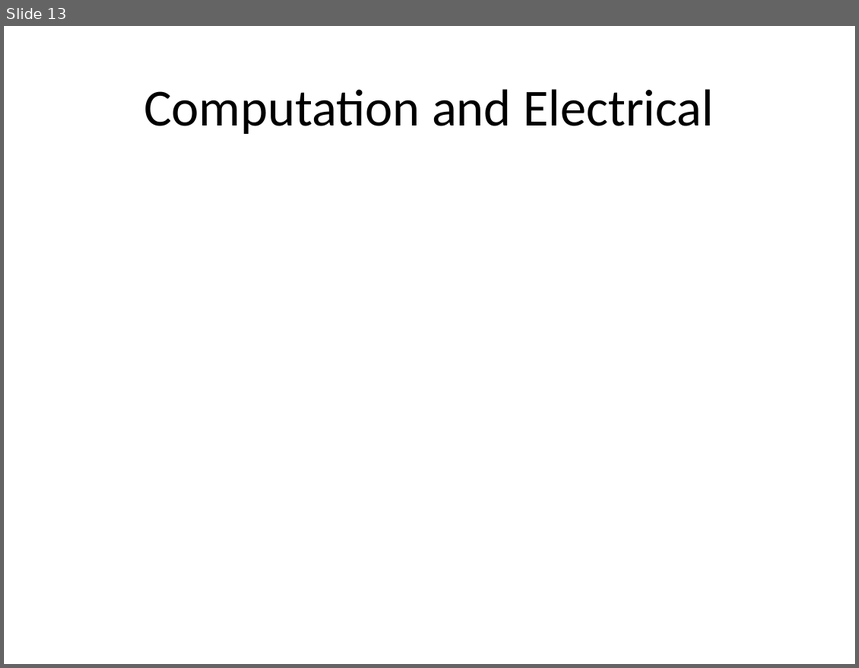
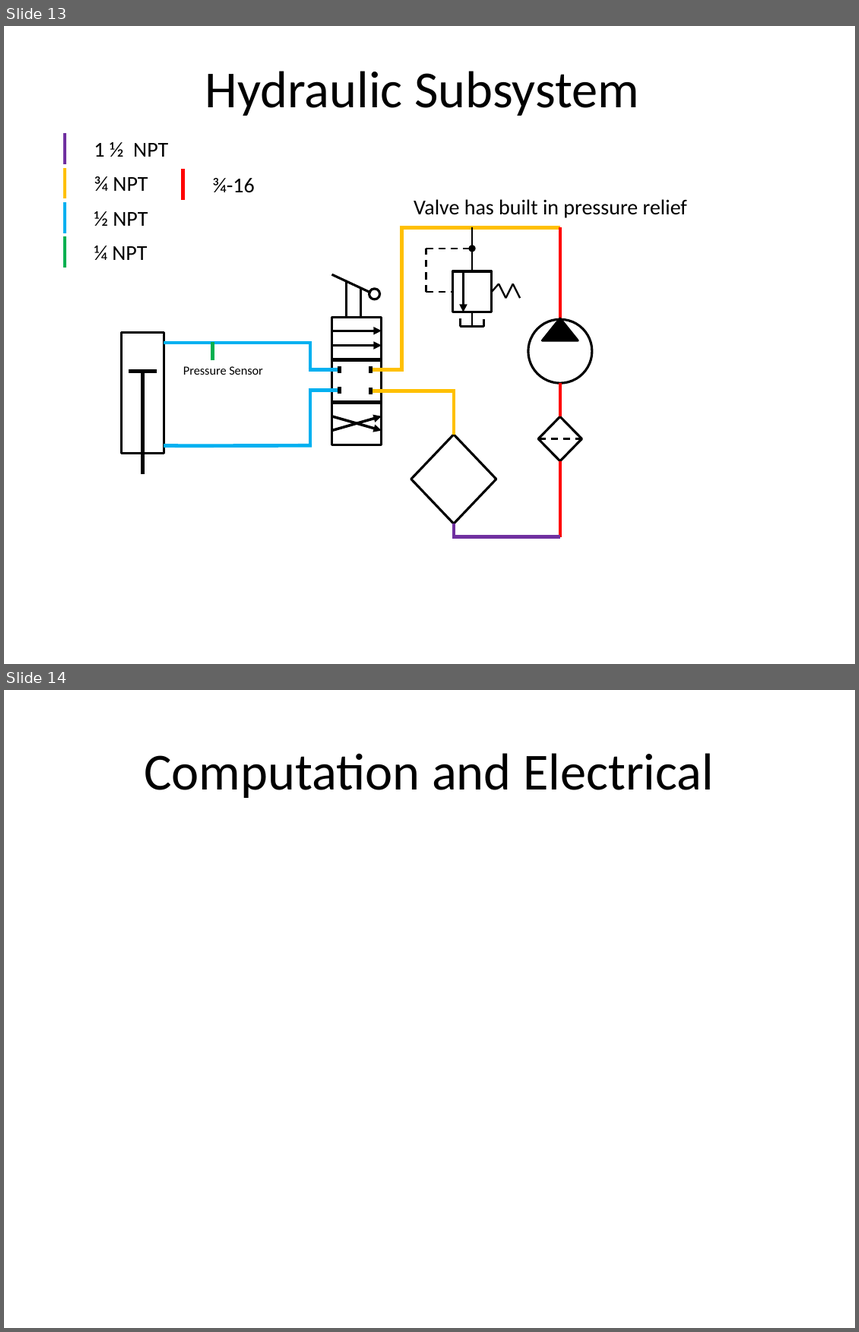
Before and after one commit to TheBengineer/Bridge-Tester, a slide deck: Presentations/February 10, 2014/Bridge Tester.pptx. Shown one above the other, each under a label of ours: slide 13 before the commit, slides 13 and 14 after it. The pictures are 859x668 and 859x1332 pixels, drawn with LibreOffice and Linux fonts; fonts in the diff are those of the drawing. Boxes give left, top, right and bottom in pixels: in the first picture for what was removed or moved away, otherwise in the second. Text is boxed around its words. In the diff, an @@ line names an element or a change of style, - is before the commit and + after.

```diff
--- a/Presentations/February 10, 2014/Bridge Tester.pptx
+++ b/Presentations/February 10, 2014/Bridge Tester.pptx
@@ slide 13 added at <box>4,26,855,664</box>, background #FFFFFF @@
@@ title added at <box>205,71,639,116</box>, 44 pt, text #000000 @@
+Hydraulic Subsystem
@@ line added from (65, 165) to (65, 133), #7030A0 3 pt @@
@@ text added at <box>94,142,168,157</box>, 18 pt, text #000000 @@
+1 ½ NPT
@@ line added from (65, 199) to (65, 168), #FFC000 3 pt @@
@@ text added at <box>94,176,148,191</box>, 18 pt, text #000000 @@
+¾ NPT
@@ line added from (183, 199) to (183, 169), #FF0000 3 pt @@
@@ text added at <box>212,178,255,193</box>, 18 pt, text #000000 @@
+¾-16
@@ line added from (65, 233) to (65, 202), #00B0F0 3 pt @@
@@ text added at <box>414,199,687,218</box>, 18 pt, text #000000 @@
+Valve has built in pressure relief
@@ text added at <box>94,211,148,226</box>, 18 pt, text #000000 @@
+½ NPT
@@ line added from (560, 227) to (400, 227), #FFC000 3 pt @@
@@ line added from (401, 227) to (401, 372), #FFC000 3 pt @@
@@ line added from (560, 227) to (560, 307), #FF0000 3 pt @@
@@ line added from (65, 268) to (65, 237), #00B050 3 pt @@
@@ text added at <box>94,246,147,260</box>, 18 pt, text #000000 @@
+¼ NPT
@@ group added at <box>309,275,453,445</box>: 13 lines, 4 arrows, 1 ellipse, 1 rectangle @@
@@ group added at <box>427,227,520,326</box>: 11 lines, 2 arrows, 1 rectangle @@
@@ group added at <box>528,305,592,397</box>: 2 lines, 1 ellipse, 1 flow chart extract @@
@@ line added from (312, 343) to (175, 343), #00B0F0 3 pt @@
@@ line added from (212, 360) to (212, 342), #00B050 3 pt @@
@@ line added from (310, 370) to (310, 342), #00B0F0 3 pt @@
@@ text added at <box>183,366,263,375</box>, 10.5 pt, text #000000 @@
+Pressure Sensor
@@ group added at <box>122,332,179,474</box>: 4 lines, 1 rectangle @@
@@ line added from (310, 446) to (310, 389), #00B0F0 3 pt @@
@@ line added from (453, 425) to (453, 389), #FFC000 3 pt @@
@@ line added from (560, 537) to (560, 395), #FF0000 3 pt @@
@@ diamond added at <box>411,435,496,524</box>, fill #FFFFFF, outline #000000 2 pt @@
@@ line added from (453, 435) to (453, 421), #FFC000 3 pt @@
@@ line added from (312, 446) to (175, 446), #00B0F0 3 pt @@
@@ group added at <box>538,410,582,468</box>: 3 lines, 1 diamond @@
@@ line added from (453, 537) to (453, 524), #7030A0 3 pt @@
@@ line added from (452, 537) to (560, 537), #7030A0 3 pt @@
@@ what was slide 13 is now slide 14 @@
```
Also in this commit, not shown: 6 slides changed, 2 other slides added, 2 slides removed, 1 other file.
